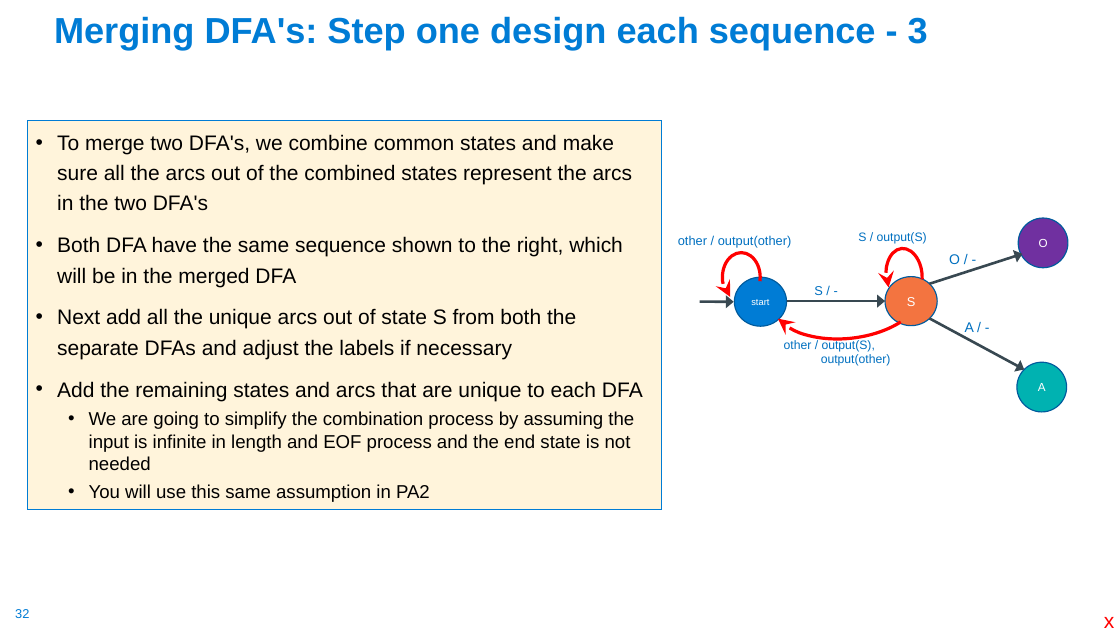
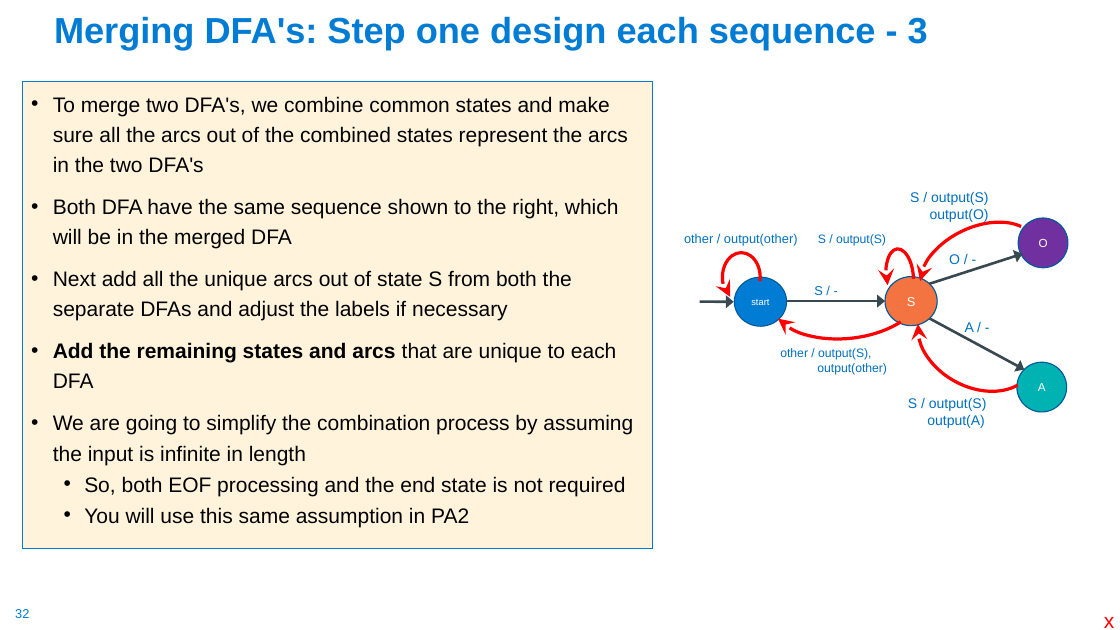
Before and after one commit to cse30-sp24/Muller-Slides, a slide deck: slide 32 of 01-C-Part1.pptx. Drawn at 1120x630 pixels with LibreOffice and Linux fonts; fonts in the diff are those of the drawing. Boxes give left, top, right and bottom in pixels: in the first picture for what was removed or moved away, otherwise in the second. Text is boxed around its words. In the diff, an @@ line names an element or a change of style, - is before the commit and + after.

```diff
--- a/01-C-Part1.pptx
+++ b/01-C-Part1.pptx
@@ text "To merge two DFA's, we ...": place and size @@
-text "To merge two DFA's, we ..." at <box>27,120,662,510</box>
+text "To merge two DFA's, we ..." at <box>23,82,652,548</box>
@@ arc (boxed as its full ellipse) added at <box>906,204,1053,331</box>, outline #FF0000 2.75 pt @@
@@ text added at <box>910,192,989,223</box>, 12 pt, text #0070C0 @@
+S / output(S)
+output(O)
@@ text "other / output(other)": place and size @@
-text "other / output(other)" at <box>678,235,792,248</box>
+text "other / output(other)" at <box>684,233,798,246</box>
@@ text "S / output(S)": place and size @@
-text "S / output(S)" at <box>858,232,927,244</box>
+text "S / output(S)" at <box>818,234,886,246</box>
@@ arc (boxed as its full ellipse): place and size @@
-arc (boxed as its full ellipse) at <box>884,247,925,304</box>
+arc (boxed as its full ellipse) at <box>884,248,916,304</box>
@@ arc (boxed as its full ellipse) added at <box>900,270,1054,411</box>, outline #FF0000 2.75 pt @@
@@ text at <box>53,342,617,527</box>: bold on in "Add the remaining states and arcs"; size 16 to 18 pt in "You will use this same assumption in ..." @@
@@ text "other / output(S),": place and size @@
-text "other / output(S)," at <box>784,339,891,366</box>
+text "other / output(S)," at <box>780,348,887,375</box>
@@ text at <box>53,414,633,496</box>: text changed; size 16 to 18 pt @@
-  • We are going to simplify the combination process by assuming the input is infinite in length and EOF process and the end state is not needed
+• We are going to simplify the combination process by assuming the input is infinite in length
+  • So, both EOF processing and the end state is not required
@@ text added at <box>908,398,986,428</box>, 12 pt, text #0070C0 @@
+S / output(S)
+output(A)
```
Also in this commit, not shown: 4 other slides changed, 1 other file.
